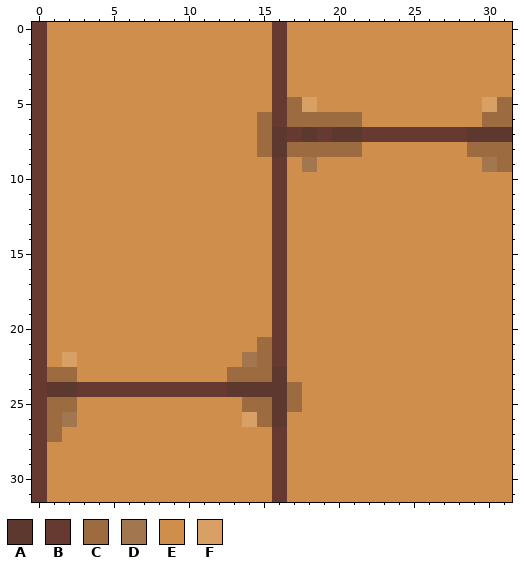
One commit to this pixel-art file: assets/tiles/floor_light_dirt.aseprite. Above, as it was before the edit.
32x32 pixels, 1 frame.
Visible layers, top first: "Grime" opacity 39%, "Background".
Palette (. is transparent): A #5c382f  B #663931  C #9c6b3f  D #a2764f  E #cf8e4c  F #d9a066
Pixels before, first column x 0:
 0 BEEEEEEEEEEEEEEEBEEEEEEEEEEEEEEE
 1 BEEEEEEEEEEEEEEEBEEEEEEEEEEEEEEE
 2 BEEEEEEEEEEEEEEEBEEEEEEEEEEEEEEE
 3 BEEEEEEEEEEEEEEEBEEEEEEEEEEEEEEE
 4 BEEEEEEEEEEEEEEEBEEEEEEEEEEEEEEE
 5 BEEEEEEEEEEEEEEEBCFEEEEEEEEEEEFC
 6 BEEEEEEEEEEEEEECBCCCCCEEEEEEEECC
 7 BEEEEEEEEEEEEEECABABAABBBBBBBAAA
 8 BEEEEEEEEEEEEEECACCCCCEEEEEEECCC
 9 BEEEEEEEEEEEEEEEBEDEEEEEEEEEEEDC
10 BEEEEEEEEEEEEEEEBEEEEEEEEEEEEEEE
11 BEEEEEEEEEEEEEEEBEEEEEEEEEEEEEEE
12 BEEEEEEEEEEEEEEEBEEEEEEEEEEEEEEE
13 BEEEEEEEEEEEEEEEBEEEEEEEEEEEEEEE
14 BEEEEEEEEEEEEEEEBEEEEEEEEEEEEEEE
15 BEEEEEEEEEEEEEEEBEEEEEEEEEEEEEEE
16 BEEEEEEEEEEEEEEEBEEEEEEEEEEEEEEE
17 BEEEEEEEEEEEEEEEBEEEEEEEEEEEEEEE
18 BEEEEEEEEEEEEEEEBEEEEEEEEEEEEEEE
19 BEEEEEEEEEEEEEEEBEEEEEEEEEEEEEEE
20 BEEEEEEEEEEEEEEEBEEEEEEEEEEEEEEE
21 BEEEEEEEEEEEEEECBEEEEEEEEEEEEEEE
22 BEFEEEEEEEEEEEDCBEEEEEEEEEEEEEEE
23 BCCEEEEEEEEEECCCAEEEEEEEEEEEEEEE
24 BAABBBBBBBBBBAAAACEEEEEEEEEEEEEE
25 BCCEEEEEEEEEEECCACEEEEEEEEEEEEEE
26 BCDEEEEEEEEEEEFCAEEEEEEEEEEEEEEE
27 BCEEEEEEEEEEEEEEBEEEEEEEEEEEEEEE
28 BEEEEEEEEEEEEEEEBEEEEEEEEEEEEEEE
29 BEEEEEEEEEEEEEEEBEEEEEEEEEEEEEEE
30 BEEEEEEEEEEEEEEEBEEEEEEEEEEEEEEE
31 BEEEEEEEEEEEEEEEBEEEEEEEEEEEEEEE
The result:
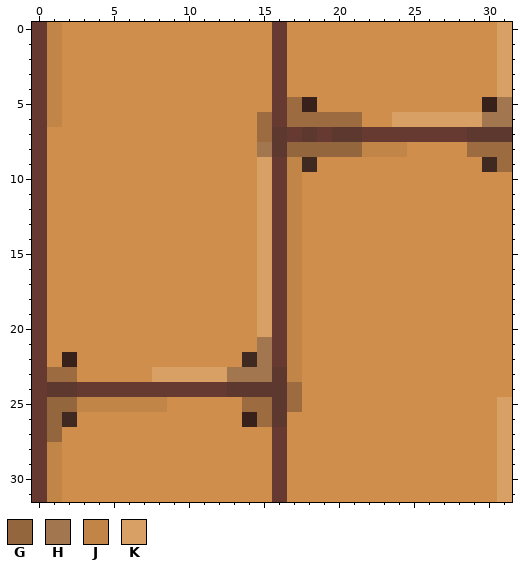
Colours new in this view: G #94663d  H #a2764f  J #c28548  K #d9a066
The edit:
{"colour":"D","old":"#a2764f","new":"#402921"}
{"colour":"F","old":"#d9a066","new":"#38201b"}
{"where": "layer \"Background\""}
{"y":0,"x":1,"old":"E","new":"J"}
{"y":0,"x":31,"old":"E","new":"K"}
{"y":1,"x":1,"old":"E","new":"J"}
{"y":1,"x":31,"old":"E","new":"K"}
{"y":2,"x":1,"old":"E","new":"J"}
{"y":2,"x":31,"old":"E","new":"K"}
{"y":3,"x":1,"old":"E","new":"J"}
{"y":3,"x":31,"old":"E","new":"K"}
{"y":4,"x":1,"old":"E","new":"J"}
{"y":4,"x":31,"old":"E","new":"K"}
{"y":5,"x":1,"old":"E","new":"J"}
{"y":5,"x":31,"old":"C","new":"H"}
{"y":6,"x":1,"old":"E","new":"J"}
{"y":6,"x":24,"old":"EEEEEECC","new":"KKKKKKHH"}
{"y":8,"x":15,"old":"C","new":"H"}
{"y":8,"x":17,"old":"CCCCCEEE","new":"GGGGGJJJ"}
{"y":9,"x":15,"old":"E","new":"K"}
{"y":9,"x":17,"old":"E","new":"J"}
{"y":10,"x":15,"old":"E","new":"K"}
{"y":10,"x":17,"old":"E","new":"J"}
{"y":11,"x":15,"old":"E","new":"K"}
{"y":11,"x":17,"old":"E","new":"J"}
{"y":12,"x":15,"old":"E","new":"K"}
{"y":12,"x":17,"old":"E","new":"J"}
{"y":13,"x":15,"old":"E","new":"K"}
{"y":13,"x":17,"old":"E","new":"J"}
{"y":14,"x":15,"old":"E","new":"K"}
{"y":14,"x":17,"old":"E","new":"J"}
{"y":15,"x":15,"old":"E","new":"K"}
{"y":15,"x":17,"old":"E","new":"J"}
{"y":16,"x":15,"old":"E","new":"K"}
{"y":16,"x":17,"old":"E","new":"J"}
{"y":17,"x":15,"old":"E","new":"K"}
{"y":17,"x":17,"old":"E","new":"J"}
{"y":18,"x":15,"old":"E","new":"K"}
{"y":18,"x":17,"old":"E","new":"J"}
{"y":19,"x":15,"old":"E","new":"K"}
{"y":19,"x":17,"old":"E","new":"J"}
{"y":20,"x":15,"old":"E","new":"K"}
{"y":20,"x":17,"old":"E","new":"J"}
{"y":21,"x":15,"old":"C","new":"H"}
{"y":21,"x":17,"old":"E","new":"J"}
{"y":22,"x":15,"old":"C","new":"H"}
{"y":22,"x":17,"old":"E","new":"J"}
{"y":23,"x":8,"old":"EEEEECCC","new":"KKKKKHHH"}
{"y":23,"x":17,"old":"E","new":"J"}
{"y":25,"x":1,"old":"CCEEEEEE","new":"GGJJJJJJ"}
{"y":25,"x":31,"old":"E","new":"K"}
{"y":26,"x":1,"old":"C","new":"G"}
{"y":26,"x":31,"old":"E","new":"K"}
{"y":27,"x":1,"old":"C","new":"G"}
{"y":27,"x":31,"old":"E","new":"K"}
{"y":28,"x":1,"old":"E","new":"J"}
{"y":28,"x":31,"old":"E","new":"K"}
{"y":29,"x":1,"old":"E","new":"J"}
{"y":29,"x":31,"old":"E","new":"K"}
{"y":30,"x":1,"old":"E","new":"J"}
{"y":30,"x":31,"old":"E","new":"K"}
{"y":31,"x":1,"old":"E","new":"J"}
{"y":31,"x":31,"old":"E","new":"K"}
{"label":"changed","picture_box":[47,22,512,502]}
